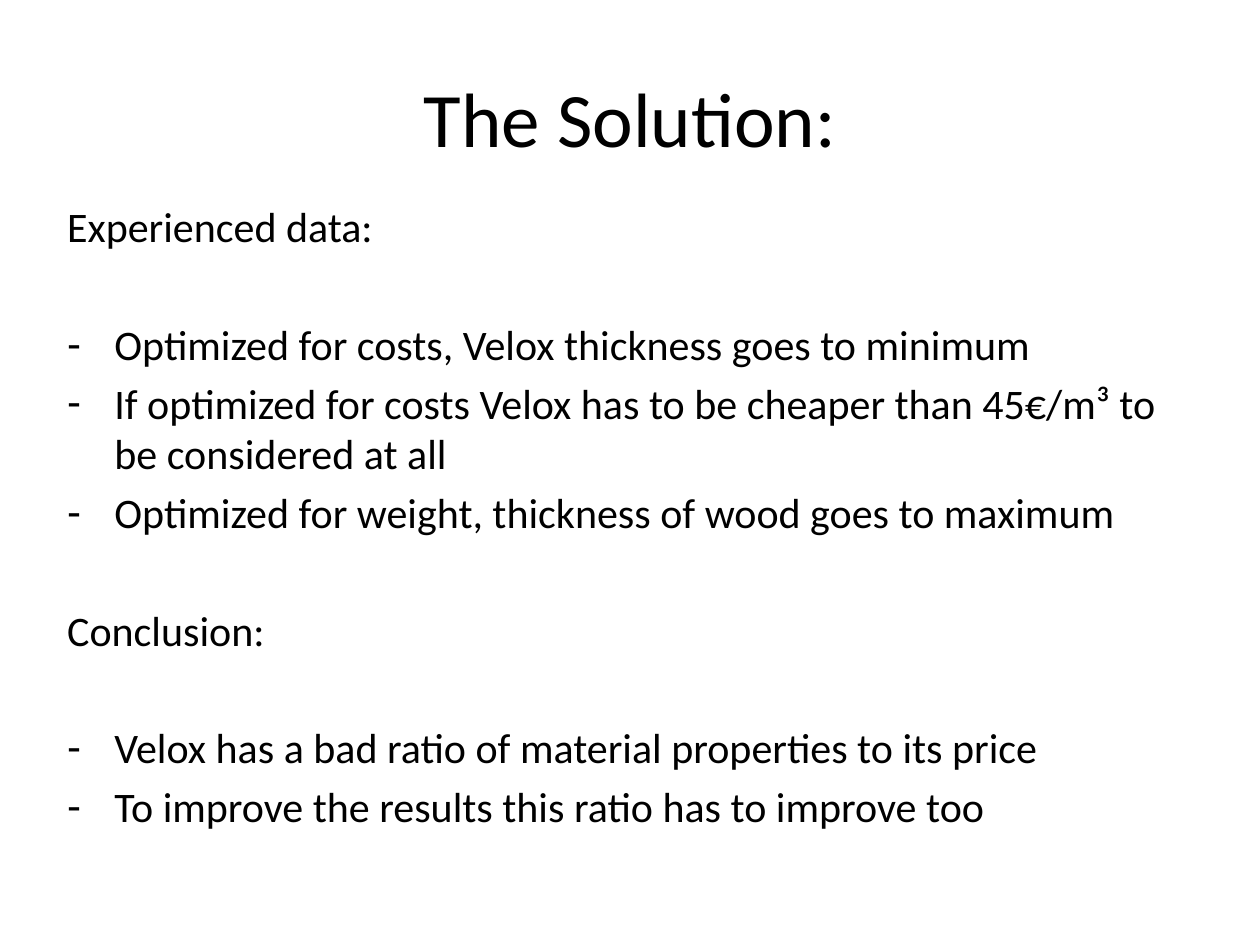
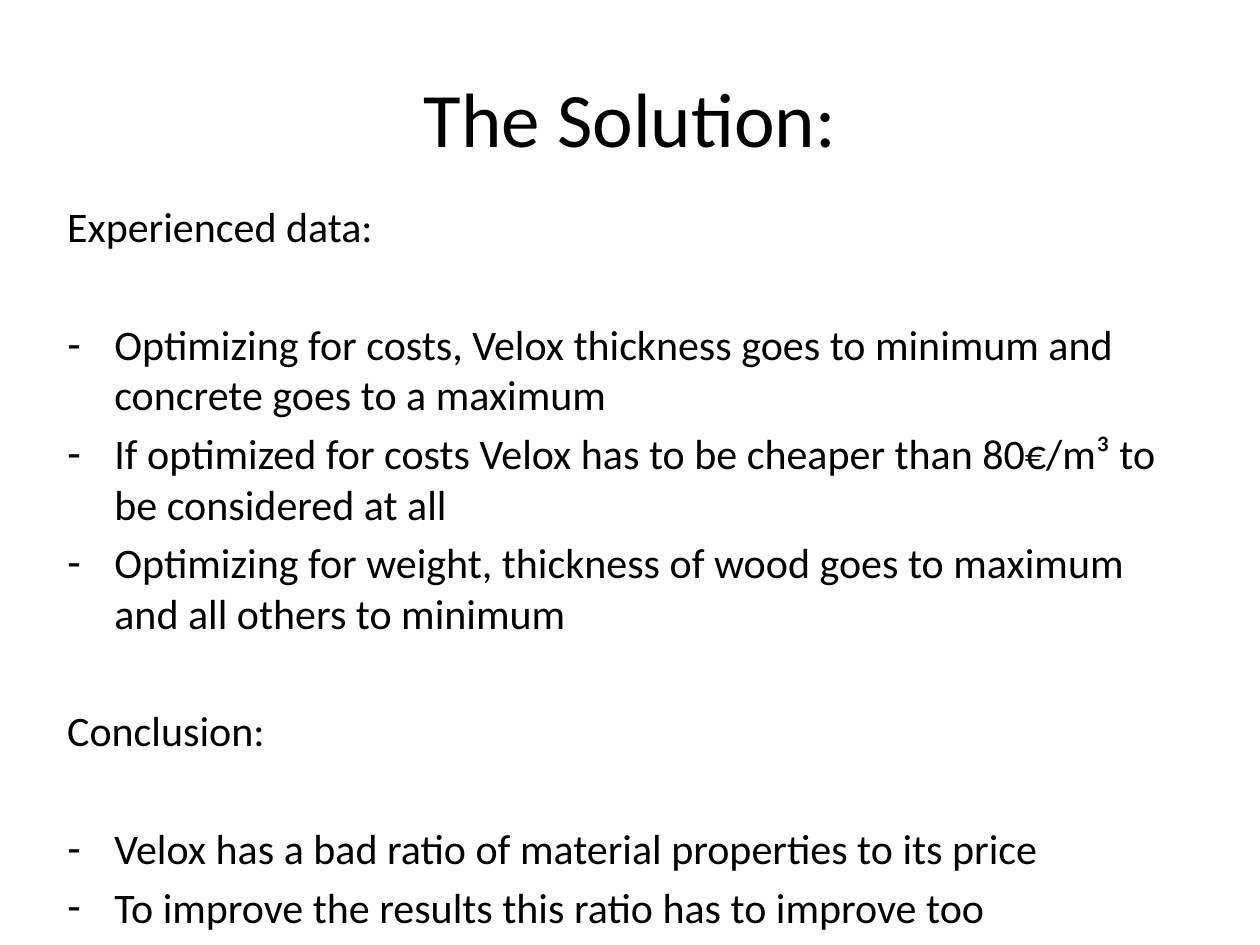
Before and after one commit to fuchsmich/velopt, a slide deck: slide 5 of presentation/final_presentation_group_velopt.pptx. Drawn at 1260x945 pixels with LibreOffice and Linux fonts; fonts in the diff are those of the drawing. Boxes give left, top, right and bottom in pixels: in the first picture for what was removed or moved away, otherwise in the second. Text is boxed around its words. In the diff, an @@ line names an element or a change of style, - is before the commit and + after.

```diff
--- a/presentation/final_presentation_group_velopt.pptx
+++ b/presentation/final_presentation_group_velopt.pptx
@@ text at <box>114,330,1155,630</box>: text changed @@
-– Optimized for costs, Velox thickness goes to minimum
-– If optimized for costs Velox has to be cheaper than 45€/m³ to be considered at all
-– Optimized for weight, thickness of wood goes to maximum
+– Optimizing for costs, Velox thickness goes to minimum and concrete goes to a maximum
+– If optimized for costs Velox has to be cheaper than 80€/m³ to be considered at all
+– Optimizing for weight, thickness of wood goes to maximum and all others to minimum
```
Also in this commit, not shown: 1 other file.
